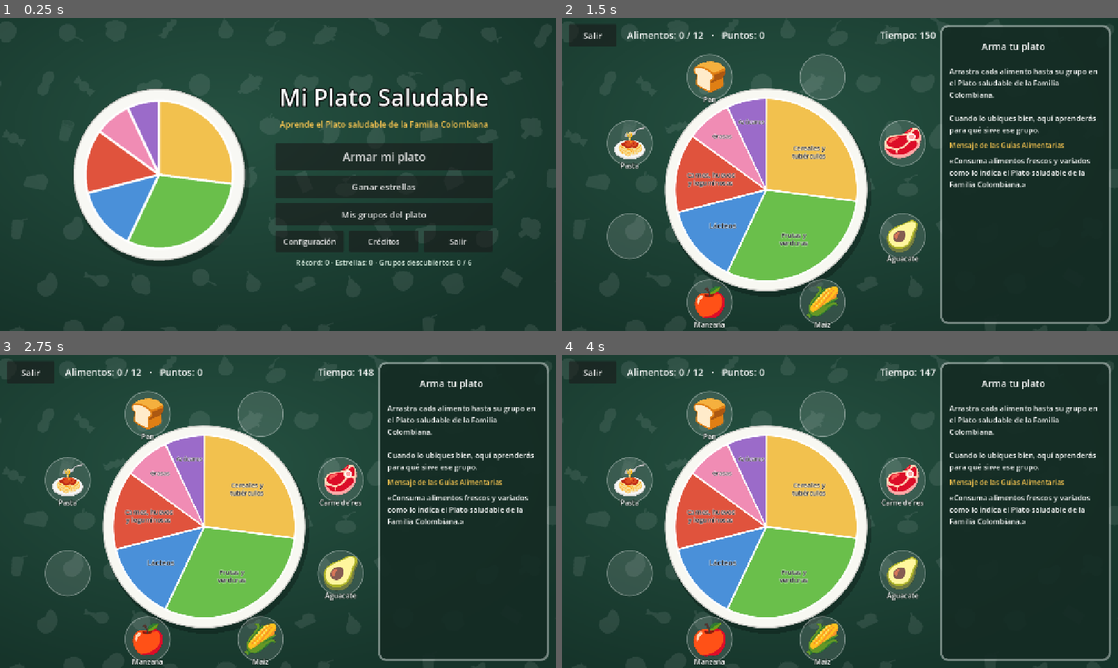
Above: before the commit, frames 1-4 (two rows, left to right).
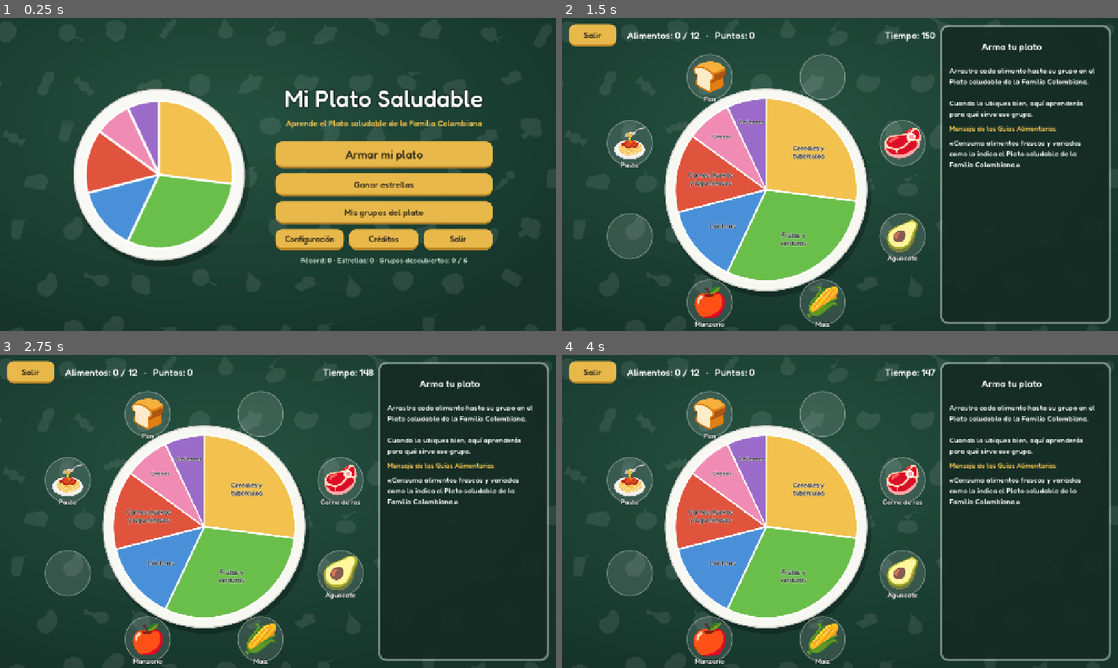
Above: after the commit, the same moments.

Repository: Rcongo01/produccion-videojuegos-2026-2
Game: Godot game, scene res://src/core/main_app.tscn
Same seed, same stepped clock (60 frames per second), same inputs: the game is played once before the commit and once after it.
Inputs (mouse positions are in pixels of both pictures, inside the frame that each line leads up to):
- Up to frame 1 (0.25 s): no input
- Up to frame 2 (1.5 s): click "Armar mi plato" at 0.5 s; move the mouse to (901, 143) at 1.27 s; hold D (move_right) from 1.28 s (still down); click (901, 143) at 1.35 s
- Up to frame 3 (2.75 s): move the mouse to (339, 574) at 2.02 s; release D (move_right) at 2.03 s; hold A (move_left) from 2.03 s (still down); click (339, 574) at 2.1 s
- Up to frame 4 (4 s): move the mouse to (823, 639) at 2.77 s; release A (move_left) at 2.78 s; hold D (move_right) from 2.78 s (still down); click (823, 639) at 2.85 s; tap Enter at 3.5 s; move the mouse to (712, 639) at 3.52 s; click (712, 639) at 3.6 s

The runs differ from the first frame. In frame 1, 15% of the frame differs, in the area x 49-89%, y 22-80%; in frame 2, 5.3%; in frame 3, 5.4%; in frame 4, 5.4%.

Commit message:
feat: add AudioManager with sound feedback through the EventBus

Diff:
--- a/project.godot
+++ b/project.godot
@@ -27,6 +27,7 @@
 
 EventBus="*res://src/core/event_bus.gd"
 GlobalManager="*res://src/core/global_manager.gd"
+AudioManager="*res://src/core/audio_manager.gd"
 
 [display]
 
@@ -37,7 +38,7 @@
 
 [gui]
 
-theme/custom="res://src/core/theme/plato_theme.tres"
+theme/custom="res://src/assets/ui/ui_theme.tres"
 
 [input]
 
--- a/src/components/navigation/button_nav.gd
+++ b/src/components/navigation/button_nav.gd
@@ -12,4 +12,5 @@
 
 
 func _on_pressed() -> void:
+	EventBus.sound_requested.emit("click")  # Lab 8: confirmación sonora de la acción
 	EventBus.navigation_requested.emit(target_scene, discard_previous)
--- /dev/null
+++ b/src/core/audio_manager.gd
@@ -0,0 +1,49 @@
+# res://src/core/audio_manager.gd
+# Lab 8 (Reto 2): retroalimentación sonora. Autoload "AudioManager".
+# Escucha al EventBus y reproduce efectos; ninguna pantalla lo llama directamente,
+# así que se puede quitar o reemplazar sin tocar la interfaz.
+extends Node
+
+const SOUNDS := {
+	"correct": preload("res://src/assets/audio/correct.wav"),
+	"wrong": preload("res://src/assets/audio/wrong.wav"),
+	"pick": preload("res://src/assets/audio/pick.wav"),
+	"drop": preload("res://src/assets/audio/drop.wav"),
+	"click": preload("res://src/assets/audio/click.wav"),
+	"star": preload("res://src/assets/audio/star.wav"),
+	"win": preload("res://src/assets/audio/win.wav"),
+	"lose": preload("res://src/assets/audio/lose.wav"),
+	"streak": preload("res://src/assets/audio/streak.wav"),
+}
+const POOL_SIZE := 6
+
+var players: Array[AudioStreamPlayer] = []
+var next_player: int = 0
+var last_played: String = ""
+
+
+func _ready() -> void:
+	for i in POOL_SIZE:
+		var p := AudioStreamPlayer.new()
+		p.volume_db = -4.0
+		add_child(p)
+		players.append(p)
+	EventBus.sound_requested.connect(play)
+	EventBus.placement_evaluated.connect(func(_f: String, _g: String, correct: bool) -> void:
+		play("correct" if correct else "wrong")
+	)
+	EventBus.bonus_obtained.connect(func(_b: Dictionary) -> void: play("star"))
+
+
+func play(sound_name: String) -> void:
+	last_played = sound_name
+	if not GlobalManager.settings.get("sound_enabled", true):
+		return
+	if not SOUNDS.has(sound_name):
+		push_warning("Sonido desconocido: " + sound_name)
+		return
+	var p: AudioStreamPlayer = players[next_player]
+	next_player = (next_player + 1) % players.size()
+	p.stream = SOUNDS[sound_name]
+	p.pitch_scale = randf_range(0.97, 1.03)
+	p.play()
--- a/src/core/event_bus.gd
+++ b/src/core/event_bus.gd
@@ -13,6 +13,11 @@
 signal hints_toggled(enabled: bool)
 signal progress_reset_requested()
 
+# Lab 8: retroalimentación (sonido y preferencias de la experiencia de usuario)
+signal sound_requested(sound_name: String)
+signal sound_toggled(enabled: bool)
+signal tutorial_completed()
+
 # Resultados del GlobalManager -> interfaz
 signal food_changed(food_id: String)
 signal placement_evaluated(food_id: String, group_id: String, correct: bool)
--- a/src/core/global_manager.gd
+++ b/src/core/global_manager.gd
@@ -147,7 +147,8 @@
 var bonuses: Array[Dictionary] = []
 
 # Preferencias que sobreviven al cambio de pantalla
-var settings: Dictionary = {"show_hints": true}
+# Lab 8: sonido y tutorial (la mano guía se muestra hasta que el niño ubica su primer alimento)
+var settings: Dictionary = {"show_hints": true, "sound_enabled": true, "tutorial_done": false}
 
 # --- Lab 7: persistencia ----------------------------------------------------------------
 # Estado TEMPORAL: la ronda en curso (selection, round_deck, current_score). Se pierde al cerrar.
@@ -164,6 +165,15 @@
 	EventBus.bonus_obtained.connect(_on_bonus_obtained)
 	EventBus.hints_toggled.connect(_on_hints_toggled)
 	EventBus.progress_reset_requested.connect(reset_progress)
+	EventBus.sound_toggled.connect(func(enabled: bool) -> void:
+		settings["sound_enabled"] = enabled
+		save_progress()
+	)
+	EventBus.tutorial_completed.connect(func() -> void:
+		if not settings["tutorial_done"]:
+			settings["tutorial_done"] = true
+			save_progress()
+	)
 	# Lab 7: recuperar el progreso guardado al iniciar
 	load_progress()
 	reset_round()
@@ -331,10 +341,13 @@
 	var loaded_settings = data.get("settings", {})
 	if loaded_settings is Dictionary:
 		settings["show_hints"] = bool(loaded_settings.get("show_hints", true))
+		settings["sound_enabled"] = bool(loaded_settings.get("sound_enabled", true))
+		settings["tutorial_done"] = bool(loaded_settings.get("tutorial_done", false))
 
 
 func reset_progress() -> void:
 	bonuses.clear()
 	best_score = 0
 	groups_learned.clear()
+	settings["tutorial_done"] = false  # Lab 8: un nuevo jugador vuelve a ver la mano guía
 	save_progress()
Not shown, added: src/assets/audio/click.wav.import
Not shown, added: src/assets/audio/correct.wav.import
Not shown, added: src/assets/audio/drop.wav.import
Not shown, added: src/assets/audio/lose.wav.import
Not shown, added: src/assets/audio/pick.wav.import
Not shown, added: src/assets/audio/star.wav.import
Not shown, added: src/assets/audio/streak.wav.import
Not shown, added: src/assets/audio/win.wav.import
Not shown, added: src/assets/audio/wrong.wav.import
Not shown, added: src/core/audio_manager.gd.uid
Not shown, added: src/assets/audio/click.wav
Not shown, added: src/assets/audio/correct.wav
(and 7 more such lines)
